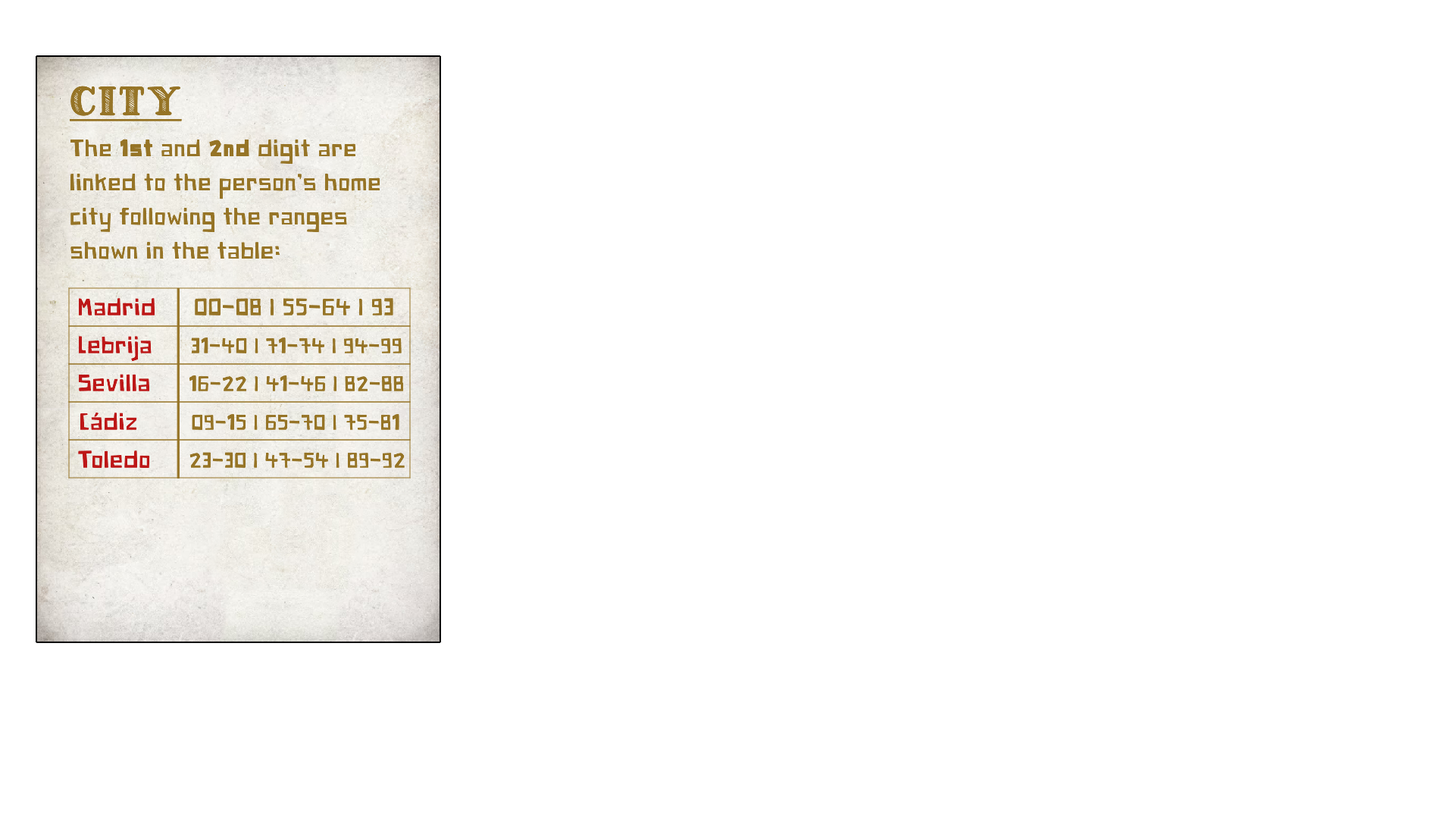
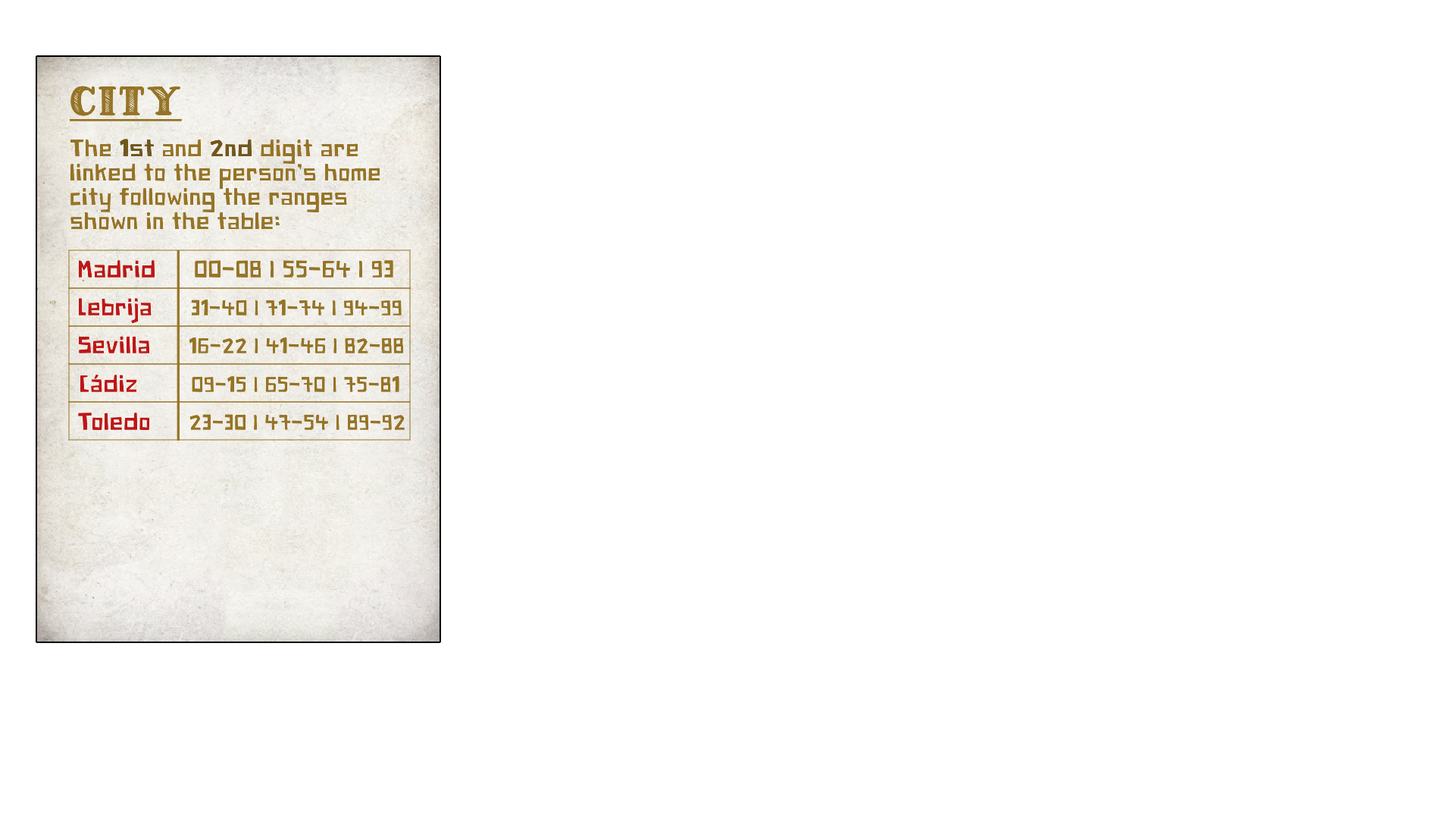
Layers edited between the first and the second 1455 × 819 image:
painted on "Page 1" over [68, 138, 411, 479]
